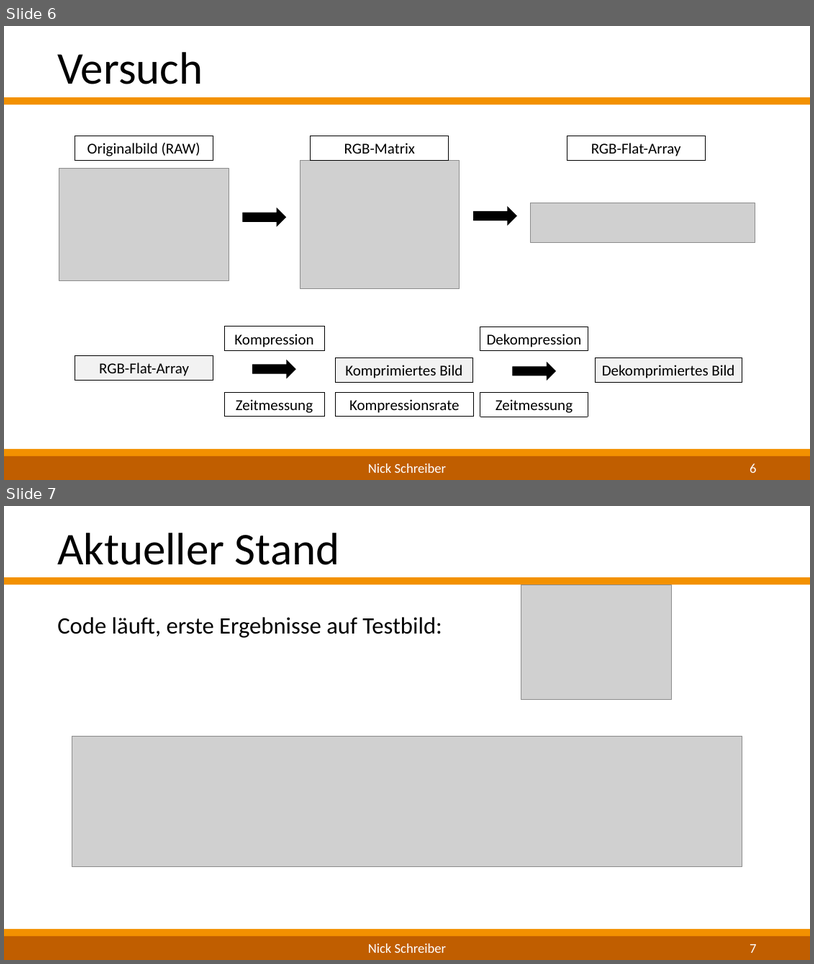
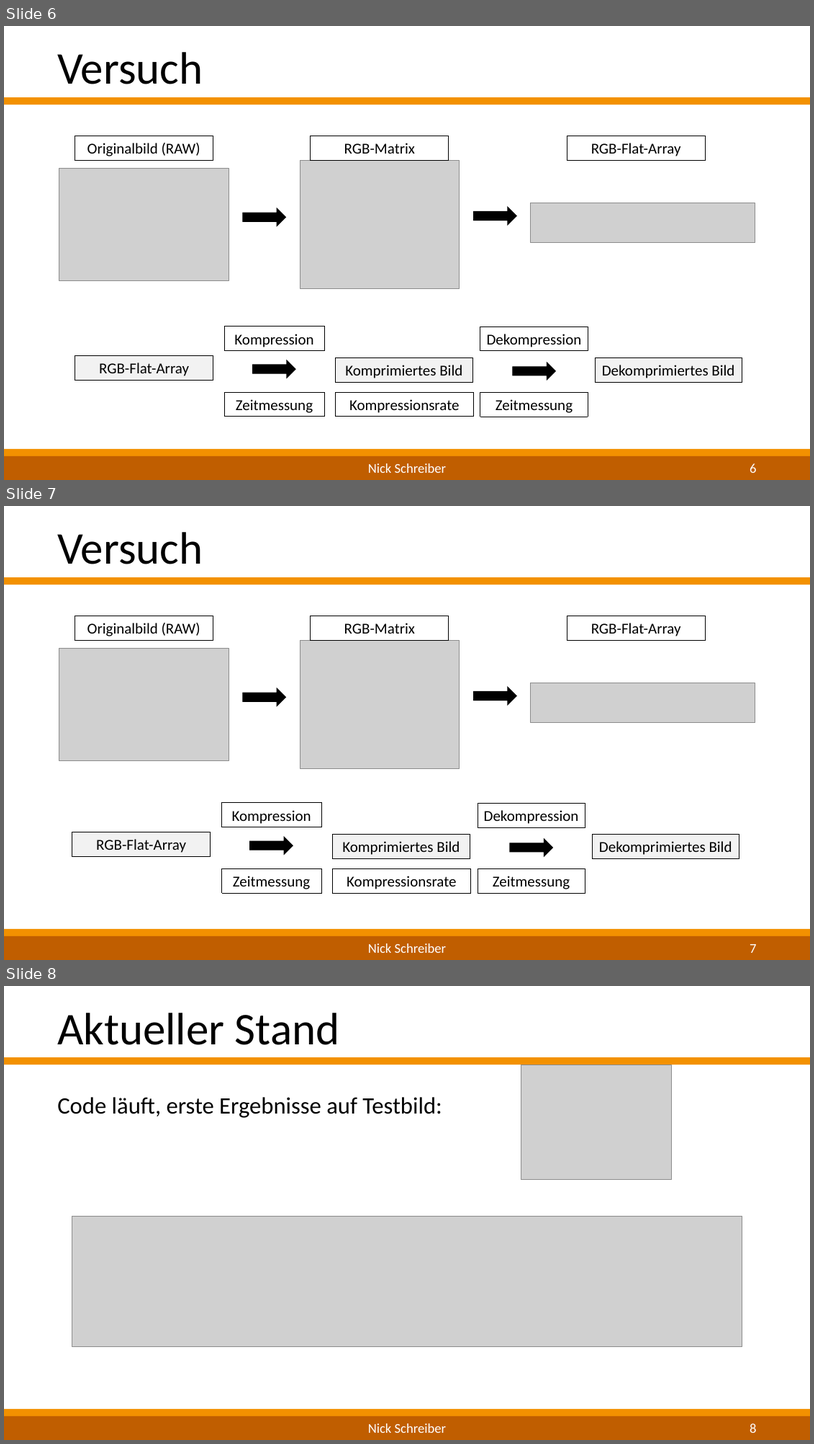
Before and after one commit to NickStudRepo/STI-Repo, a slide deck: Brainstorming/Zwischenpräsentation/Zwischenpräsentation_final.pptx. Shown one above the other, each under a label of ours: slides 6 and 7 before the commit, slides 6, 7 and 8 after it. The pictures are 814x964 and 814x1444 pixels, drawn with LibreOffice and Linux fonts; fonts in the diff are those of the drawing; grey boxes stand for pictures; background and template pictures are left out. Boxes give left, top, right and bottom in pixels: in the first picture for what was removed or moved away, otherwise in the second. Text is boxed around its words. In the diff, an @@ line names an element or a change of style, - is before the commit and + after.

```diff
--- a/Brainstorming/Zwischenpräsentation/Zwischenpräsentation_final.pptx
+++ b/Brainstorming/Zwischenpräsentation/Zwischenpräsentation_final.pptx
@@ slide 7 added at <box>4,506,810,960</box>, background #FFFFFF; not listed: 3 template elements that a slide beside it also shows @@
@@ text added at <box>57,532,203,564</box>, 54 pt, text #000000 @@
+Versuch
@@ rectangle added at <box>75,616,213,641</box>, outline #000000 0.75 pt, 18 pt, text #000000 @@
+Originalbild (RAW)
@@ rectangle added at <box>311,616,449,641</box>, outline #000000 0.75 pt, 18 pt, text #000000 @@
+RGB-Matrix
@@ rectangle added at <box>567,616,705,641</box>, outline #000000 0.75 pt, 18 pt, text #000000 @@
+RGB-Flat-Array
@@ picture added at <box>59,648,229,762</box> @@
@@ picture added at <box>300,641,460,768</box> @@
@@ right arrow added at <box>243,689,286,705</box>, fill #000000, outline #000000 1 pt @@
@@ right arrow added at <box>474,687,517,705</box>, fill #000000, outline #000000 1 pt @@
@@ picture added at <box>531,682,755,723</box> @@
@@ rectangle added at <box>221,803,322,827</box>, outline #000000 0.75 pt, 18 pt, text #000000 @@
+Kompression
@@ rectangle added at <box>478,803,585,827</box>, outline #000000 0.75 pt, 18 pt, text #000000 @@
+Dekompression
@@ rectangle added at <box>72,832,211,856</box>, fill #F2F2F2, outline #000000 0.75 pt, 18 pt, text #000000 @@
+RGB-Flat-Array
@@ right arrow added at <box>250,837,293,854</box>, fill #000000, outline #000000 1 pt @@
@@ rectangle added at <box>332,834,471,859</box>, fill #F2F2F2, outline #000000 0.75 pt, 18 pt, text #000000 @@
+Komprimiertes Bild
@@ right arrow added at <box>510,839,553,856</box>, fill #000000, outline #000000 1 pt @@
@@ rectangle added at <box>593,834,739,859</box>, fill #F2F2F2, outline #000000 0.75 pt, 18 pt, text #000000 @@
+Dekomprimiertes Bild
@@ rectangle added at <box>221,868,322,893</box>, outline #000000 0.75 pt dashed, 18 pt, text #000000 @@
+Zeitmessung
@@ rectangle added at <box>332,868,471,893</box>, outline #000000 0.75 pt dashed, 18 pt, text #000000 @@
+Kompressionsrate
@@ rectangle added at <box>478,868,585,893</box>, outline #000000 0.75 pt dashed, 18 pt, text #000000 @@
+Zeitmessung
@@ text added at <box>368,943,446,952</box>, 16 pt, text #FFFFFF @@
+Nick Schreiber
@@ page number added at <box>750,944,756,952</box>, 16 pt, text #FFFFFF @@
+7
@@ what was slide 7 is now slide 8 @@
@@ page number at <box>750,1423,756,1432</box>: text changed @@
-7
+8
```
Also in this commit, not shown: 15 other files.
